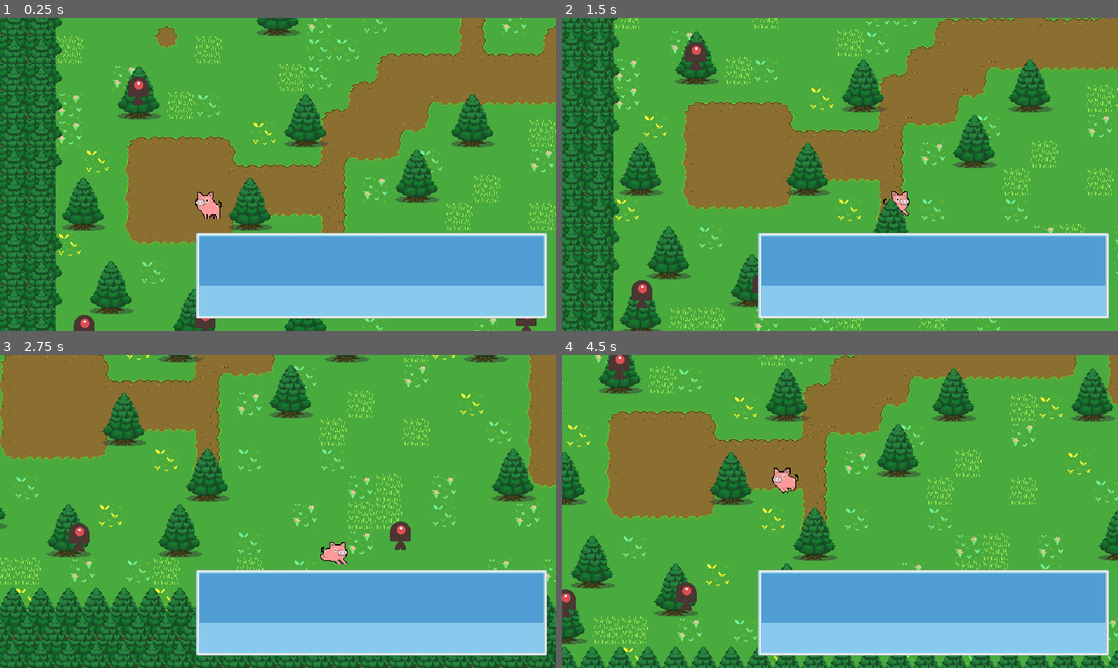
Above: before the commit, frames 1-4 (two rows, left to right).
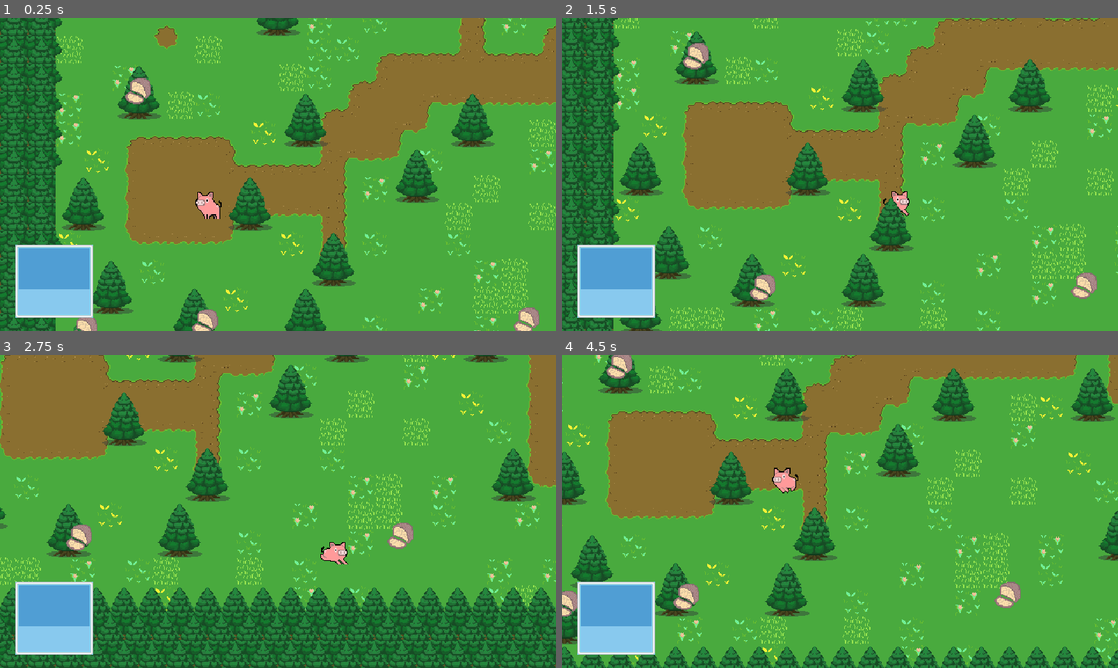
Above: after the commit, the same moments.

Repository: tedosuji/hotncold
Game: Godot game, scene res://src/Main.tscn
Same seed, same stepped clock (60 frames per second), same inputs: the game is played once before the commit and once after it.
Inputs:
- Up to frame 1 (0.25 s): no input
- Up to frame 2 (1.5 s): tap Enter at 0.5 s; hold Right (move_right) 0.53-1.28 s; hold Space (action) 0.53-1.28 s; hold Down (move_down) from 1.28 s (still down); tap Space (action) at 1.35 s
- Up to frame 3 (2.75 s): release Down (move_down) at 2.03 s; hold Right (move_right) from 2.03 s (still down); hold Space (action) from 2.03 s (still down)
- Up to frame 4 (4.5 s): release Right (move_right) at 2.78 s; release Space (action) at 2.78 s; hold Up (move_up) 2.78-3.53 s; tap Space (action) at 2.85, 4.35 s; hold Space (action) 3.53-4.28 s; hold Left (move_left) from 3.53 s (still down)

The runs differ from the first frame. In frame 1, 21% of the frame differs, in the area x 2-99%, y 18-100%; in frame 2, 21%; in frame 3, 21%; in frame 4, 21%, in the area x 0-99%, y 0-96%.

Commit message:
truffles image

Diff:
--- a/src/Player.tscn
+++ b/src/Player.tscn
@@ -93,9 +93,8 @@
 "speed": 10.0
 }]
 
-[sub_resource type="CapsuleShape2D" id="CapsuleShape2D_1ode1"]
-radius = 27.0
-height = 76.3675
+[sub_resource type="RectangleShape2D" id="RectangleShape2D_wljs4"]
+size = Vector2(29, 12)
 
 [node name="PlayerPig" type="Area2D"]
 collision_layer = 0
@@ -107,8 +106,8 @@
 metadata/_edit_group_ = true
 
 [node name="CollisionShape2D" type="CollisionShape2D" parent="."]
-rotation = -0.785398
-shape = SubResource("CapsuleShape2D_1ode1")
+position = Vector2(0.5, 10)
+shape = SubResource("RectangleShape2D_wljs4")
 metadata/_edit_group_ = true
 
 [node name="Camera2D" type="Camera2D" parent="."]
--- a/src/Truffle.tscn
+++ b/src/Truffle.tscn
@@ -1,7 +1,7 @@
 [gd_scene load_steps=4 format=3 uid="uid://cjaywkqhm3wy6"]
 
 [ext_resource type="Script" path="res://src/Truffle.gd" id="1_3hy0y"]
-[ext_resource type="Texture2D" uid="uid://d4bs6s4o0qk0e" path="res://assets/sprites/enemySwimming_1.png" id="1_tgqoi"]
+[ext_resource type="Texture2D" uid="uid://dusbix8d0t1wa" path="res://assets/sprites/Sprite-sheet.png" id="2_mkdem"]
 
 [sub_resource type="RectangleShape2D" id="RectangleShape2D_e1ewq"]
 size = Vector2(53, 56)
@@ -20,7 +20,7 @@
 metadata/_edit_group_ = true
 
 [node name="Sprite2D" type="Sprite2D" parent="."]
-rotation = -1.5708
-scale = Vector2(0.25, 0.25)
-texture = ExtResource("1_tgqoi")
+texture = ExtResource("2_mkdem")
+region_enabled = true
+region_rect = Rect2(448, 288, 32, 32)
 metadata/_edit_group_ = true
--- a/src/dialog.tscn
+++ b/src/dialog.tscn
@@ -5,10 +5,10 @@
 [node name="dialog" type="CanvasLayer"]
 
 [node name="NinePatchRect" type="NinePatchRect" parent="."]
-offset_left = 452.0
-offset_top = 494.0
-offset_right = 1259.0
-offset_bottom = 692.0
+offset_left = 35.0
+offset_top = 521.0
+offset_right = 215.0
+offset_bottom = 690.0
 texture = ExtResource("1_lqerx")
 region_rect = Rect2(384, 352, 96, 64)
 patch_margin_left = 21
Binary file changed: assets/sprites/Sprite-sheet.png
Binary file added: assets/sprites/pig_walk.gif
